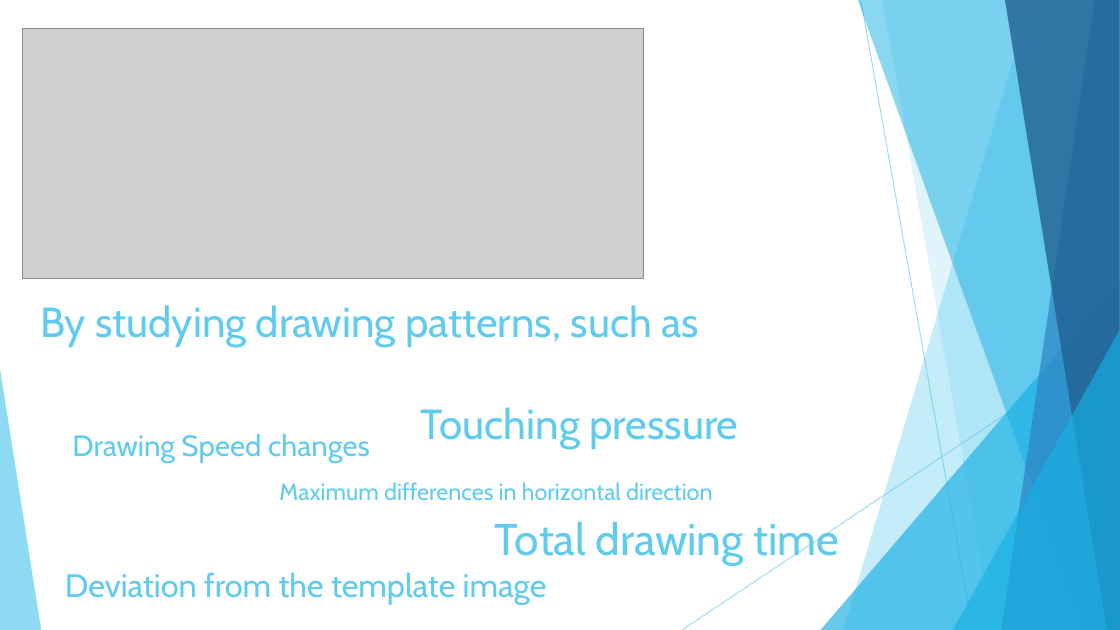
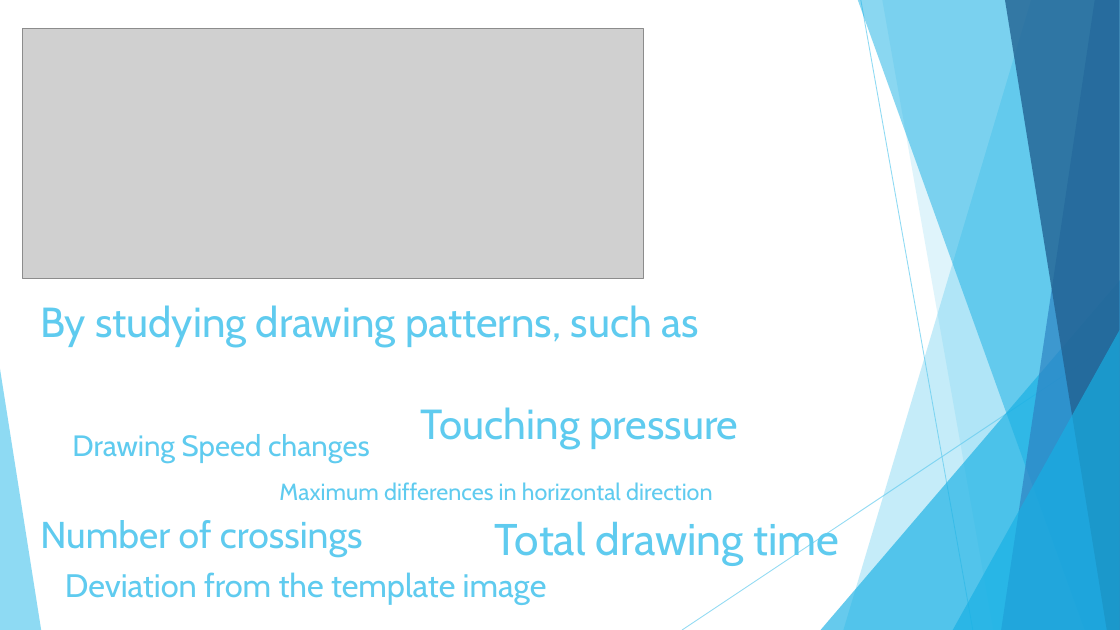
Before and after one commit to JiashuWu/NeuroGraph, a slide deck: slide 9 of Neurograph Project Presentation/Neurograph Presentation Jiashu Wu.pptx (slide 5 before the commit). Drawn at 1120x630 pixels with LibreOffice and Linux fonts; fonts in the diff are those of the drawing; grey boxes stand for pictures. Boxes give left, top, right and bottom in pixels: in the first picture for what was removed or moved away, otherwise in the second. Text is boxed around its words. In the diff, an @@ line names an element or a change of style, - is before the commit and + after.

```diff
--- a/Neurograph Project Presentation/Neurograph Presentation Jiashu Wu.pptx
+++ b/Neurograph Project Presentation/Neurograph Presentation Jiashu Wu.pptx
@@ text added at [40,520,363,557], 32 pt, text #5FCBEF @@
+Number of crossings
```
Also in this commit, not shown: 8 other slides changed, 7 slides added, 1 other file.
